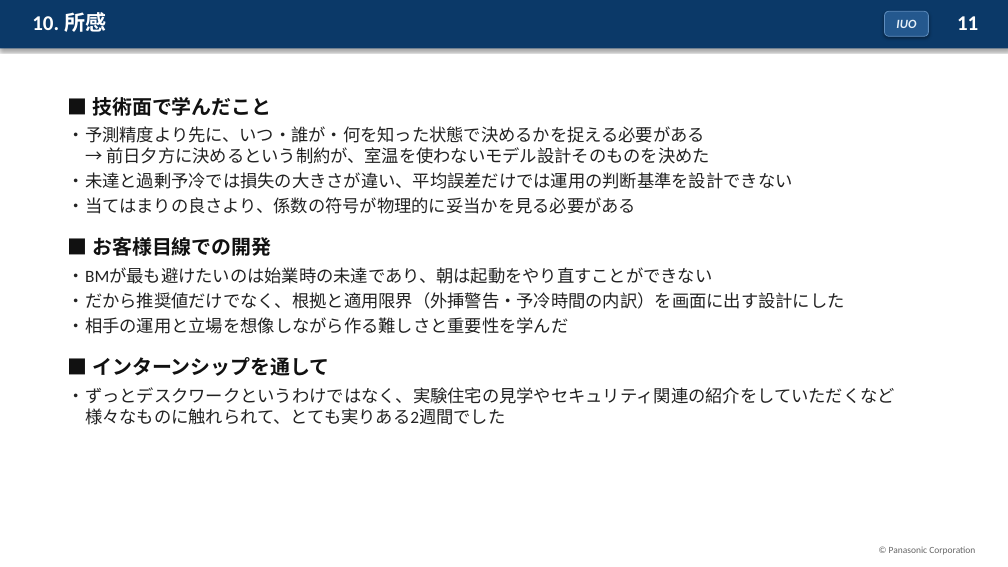
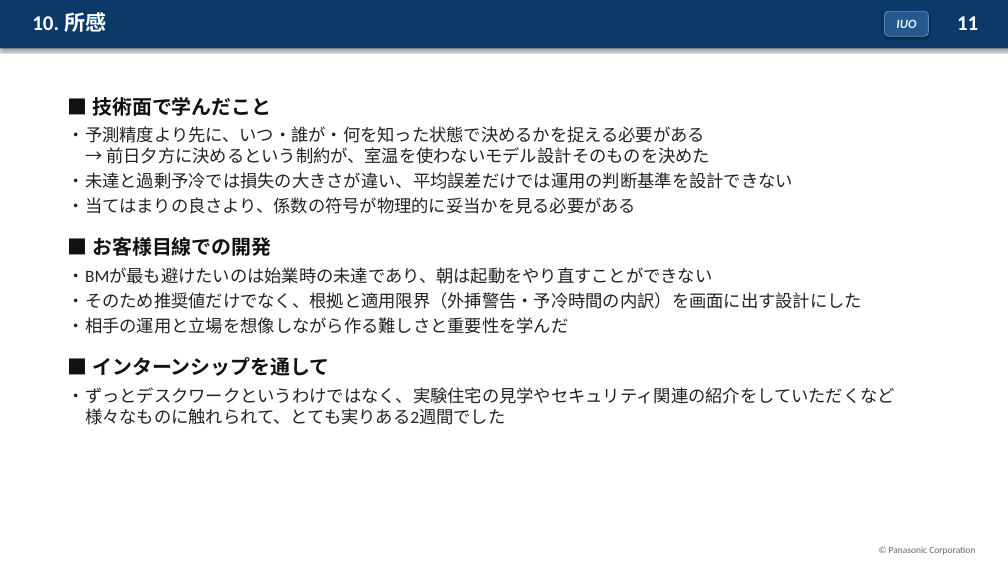
Before and after one commit to koshikai/koshikai, a slide deck: slide 11 of public/slides/hvac-precooling-slides.pptx. Drawn at 1008x567 pixels with LibreOffice and Linux fonts; fonts in the diff are those of the drawing. Boxes give left, top, right and bottom in pixels: in the first picture for what was removed or moved away, otherwise in the second. Text is boxed around its words. In the diff, an @@ line names an element or a change of style, - is before the commit and + after.

```diff
--- a/public/slides/hvac-precooling-slides.pptx
+++ b/public/slides/hvac-precooling-slides.pptx
@@ text at <box>68,292,862,309</box>: text changed @@
-・だから推奨値だけでなく、根拠と適用限界（外挿警告・予冷時間の内訳）を画面に出す設計にした
+・そのため推奨値だけでなく、根拠と適用限界（外挿警告・予冷時間の内訳）を画面に出す設計にした
```
Also in this commit, not shown: 2 other slides changed, 2 other files.
